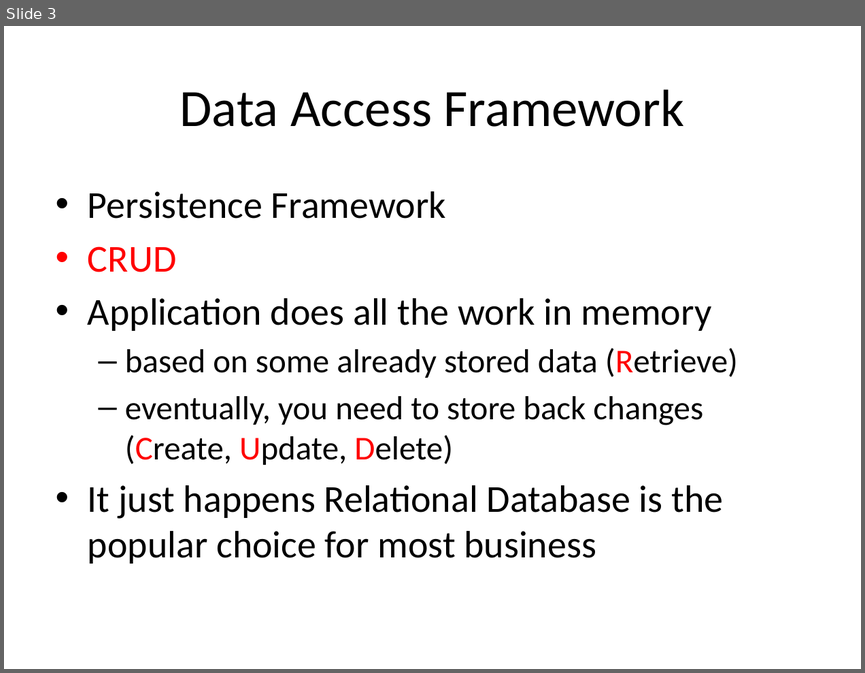
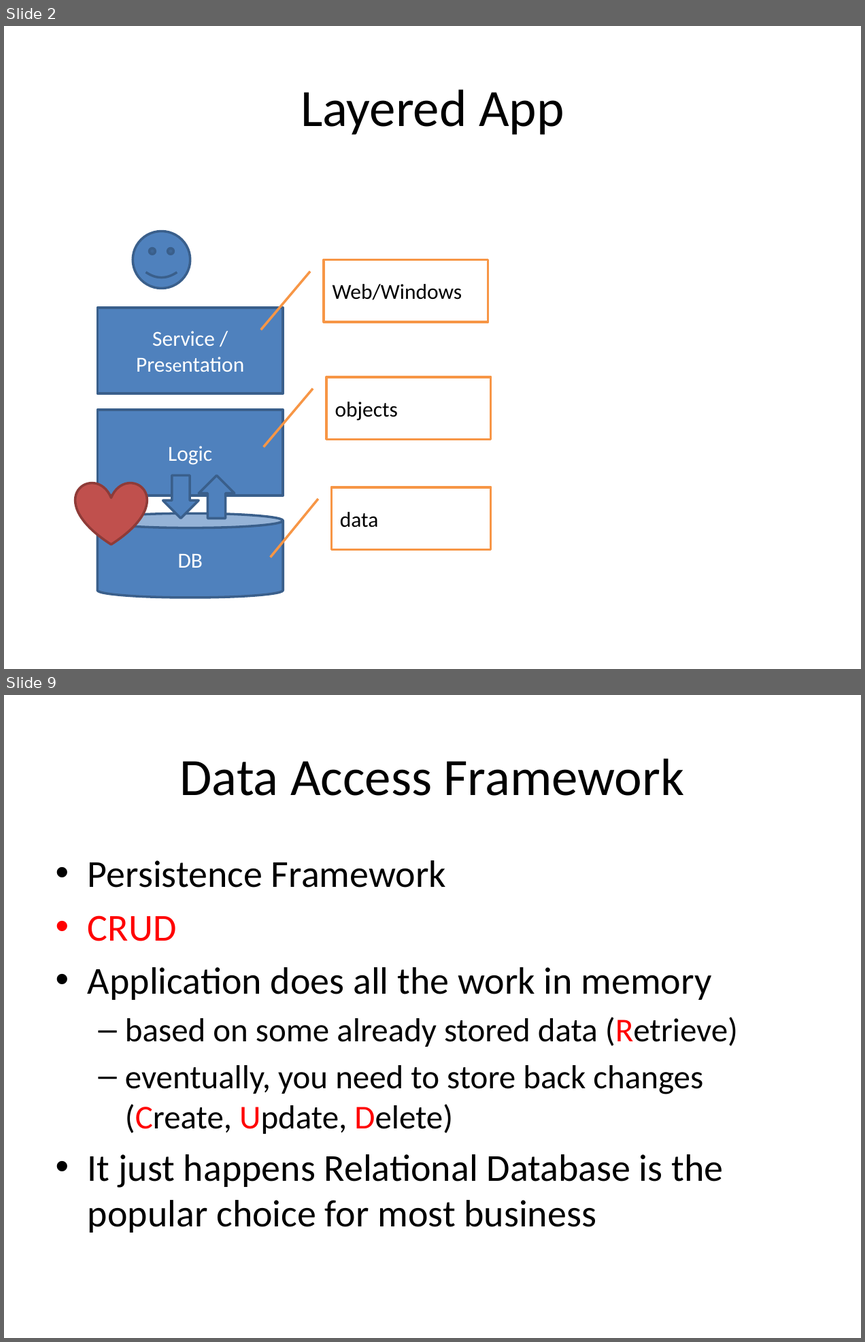
Before and after one commit to harrychou/Notes, a slide deck: Data Access Framework.pptx. Shown one above the other, each under a label of ours: slide 3 before the commit, slides 2 and 9 after it; the slides between them are not shown. The pictures are 865x673 and 865x1342 pixels, drawn with LibreOffice and Linux fonts; fonts in the diff are those of the drawing. Boxes give left, top, right and bottom in pixels: in the first picture for what was removed or moved away, otherwise in the second. Text is boxed around its words. In the diff, an @@ line names an element or a change of style, - is before the commit and + after.

```diff
--- a/Data Access Framework.pptx
+++ b/Data Access Framework.pptx
@@ slide 2 added at box(4, 26, 861, 669), background #FFFFFF @@
@@ title added at box(300, 89, 564, 135), 44 pt, text #000000 @@
+Layered App
@@ smiley face added at box(133, 231, 190, 288), fill #4F81BD, outline #3A5F8C 2 pt @@
@@ border callout added at box(324, 260, 488, 322), fill #FFFFFF, outline #F79646 2 pt, 18 pt, text #000000 @@
+Web/Windows
@@ rectangle added at box(97, 308, 283, 394), fill #4F81BD, outline #3A5F8C 2 pt, 18 pt, text #FFFFFF @@
+Service / Presentation
@@ border callout added at box(326, 376, 491, 439), fill #FFFFFF, outline #F79646 2 pt, 18 pt, text #000000 @@
+objects
@@ rectangle added at box(97, 410, 283, 495), fill #4F81BD, outline #3A5F8C 2 pt, 18 pt, text #FFFFFF @@
+Logic
@@ heart added at box(75, 482, 146, 544), fill #C0504D, outline #8E3B39 2 pt @@
@@ down arrow added at box(163, 475, 199, 518), fill #4F81BD, outline #3A5F8C 2 pt @@
@@ down arrow added at box(198, 475, 235, 518), fill #4F81BD, outline #3A5F8C 2 pt @@
@@ border callout added at box(331, 487, 491, 550), fill #FFFFFF, outline #F79646 2 pt, 18 pt, text #000000 @@
+data
@@ cylinder added at box(97, 513, 283, 597), fill #4F81BD, outline #3A5F8C 2 pt, 18 pt, text #FFFFFF @@
+DB
@@ what was slide 3 is now slide 9 @@
```
Also in this commit, not shown: 2 slides changed, 5 other slides added, 1 slide removed, 2 other files.
